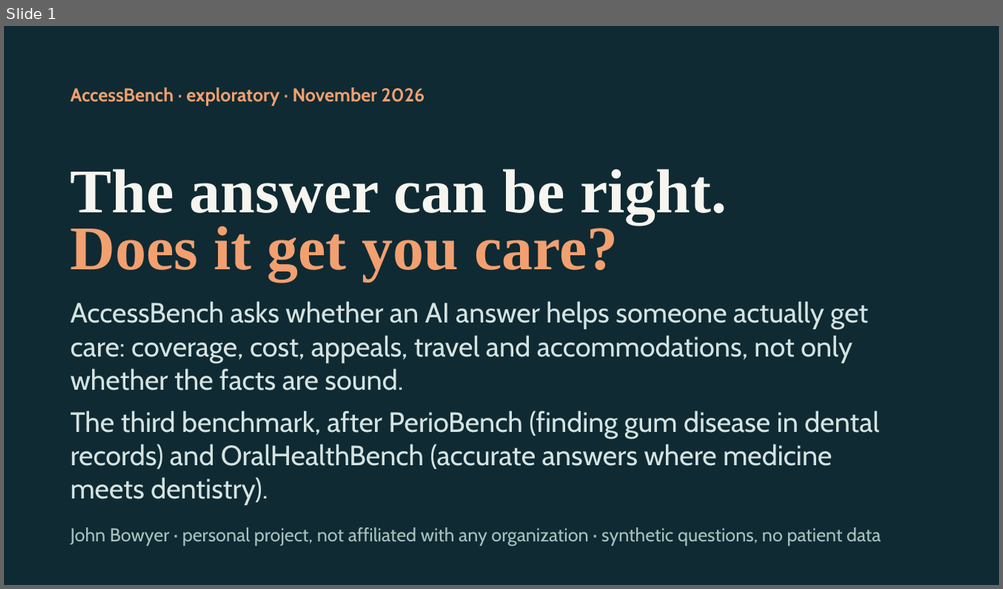
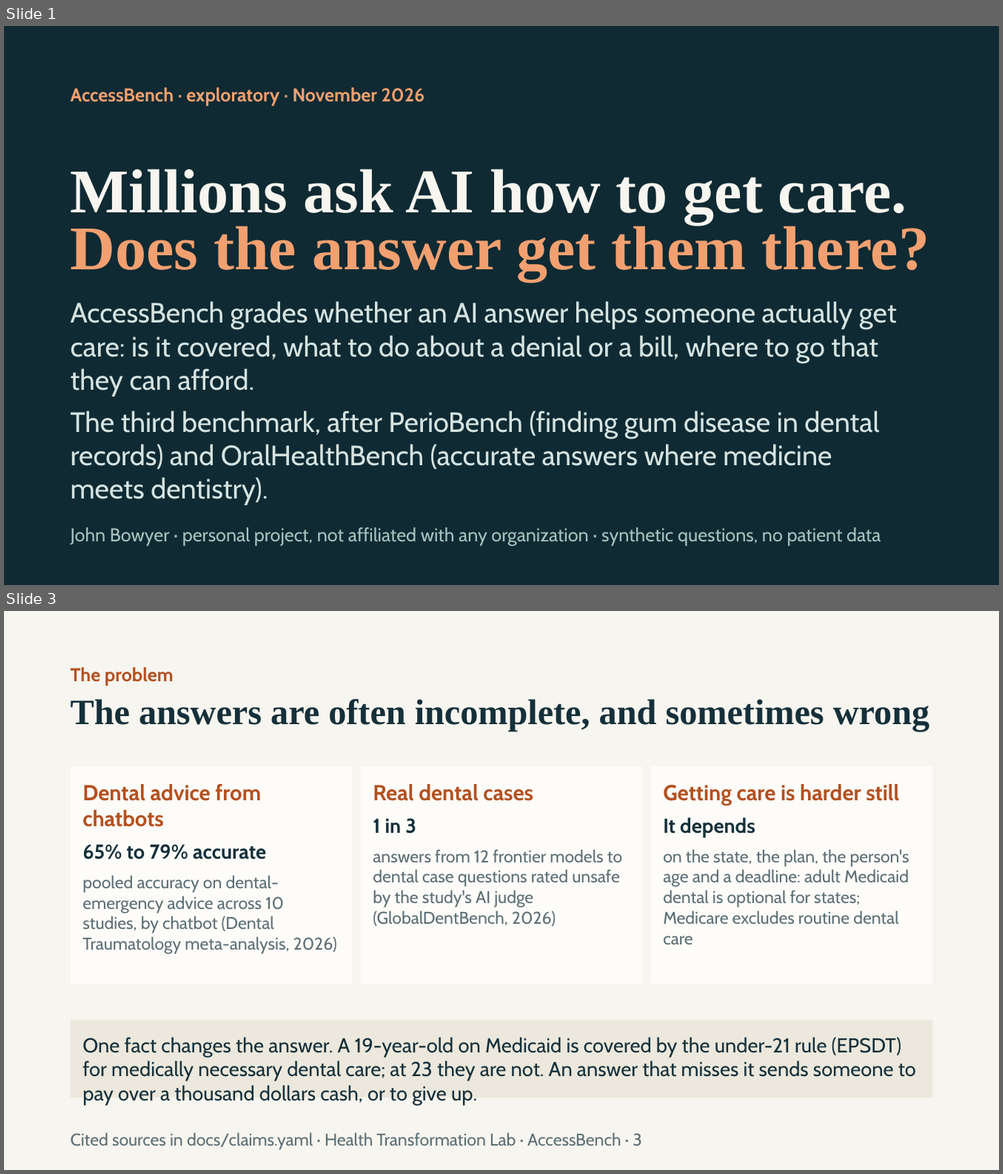
Before and after one commit to healthtransformationlab/health-transformation-lab-nlp, a slide deck: docs/access/access_bench.pptx. Shown one above the other, each under a label of ours: slide 1 before the commit, slides 1 and 3 after it; the slides between them are not shown. The pictures are 1003x589 and 1003x1174 pixels, drawn with LibreOffice and Linux fonts; fonts in the diff are those of the drawing. Boxes give left, top, right and bottom in pixels: in the first picture for what was removed or moved away, otherwise in the second. Text is boxed around its words. In the diff, an @@ line names an element or a change of style, - is before the commit and + after.

```diff
--- a/docs/access/access_bench.pptx
+++ b/docs/access/access_bench.pptx
@@ slide 3 added at <box>4,611,999,1170</box>, background #F7F5EF @@
@@ text added at <box>71,667,173,686</box>, 18 pt, text #B4501F, bold @@
+The problem
@@ text added at <box>71,699,929,731</box>, 34.5 pt, text #15303A, bold @@
+The answers are often incomplete, and sometimes wrong
@@ rectangle added at <box>71,766,353,984</box>, fill #FDFCF9, 16.5 pt, text #5C6F75 @@
+Dental advice from chatbots
+65% to 79% accurate
+pooled accuracy on dental-emergency advice across 10 studies, by chatbot (Dental Traumatology meta-analysis, 2026)
@@ rectangle added at <box>361,766,643,984</box>, fill #FDFCF9, 16.5 pt, text #5C6F75 @@
+Real dental cases
+1 in 3
+answers from 12 frontier models to dental case questions rated unsafe by the study's AI judge (GlobalDentBench, 2026)
@@ rectangle added at <box>651,766,933,984</box>, fill #FDFCF9, 16.5 pt, text #5C6F75 @@
+Getting care is harder still
+It depends
+on the state, the plan, the person's age and a deadline: adult Medicaid dental is optional for states; Medicare excludes routine dental care
@@ rectangle added at <box>71,1021,933,1098</box>, fill #ECE8DD, 19.5 pt, text #15303A @@
+One fact changes the answer. A 19-year-old on Medicaid is covered by the under-21 rule (EPSDT) for medically necessary dental care; at 23 they are not. An answer that misses it sends someone to pay over a thousand dollars cash, or to give up.
@@ text added at <box>71,1133,642,1150</box>, 16.5 pt, text #5C6F75 @@
+Cited sources in docs/claims.yaml · Health Transformation Lab · AccessBench · 3
@@ slide 1 changed as well @@
@@ text at <box>71,169,906,224</box>: text changed @@
-The answer can be right.
+Millions ask AI how to get care.
@@ text at <box>71,221,929,281</box>: text changed @@
-Does it get you care?
+Does the answer get them there?
@@ text at <box>71,301,896,397</box>: text changed @@
-AccessBench asks whether an AI answer helps someone actually get care: coverage, cost, appeals, travel and accommodations, not only whether the facts are sound.
+AccessBench grades whether an AI answer helps someone actually get care: is it covered, what to do about a denial or a bill, where to go that they can afford.
```
Also in this commit, not shown: 3 other slides changed, 3 other slides added, 3 slides removed, 19 other files.
